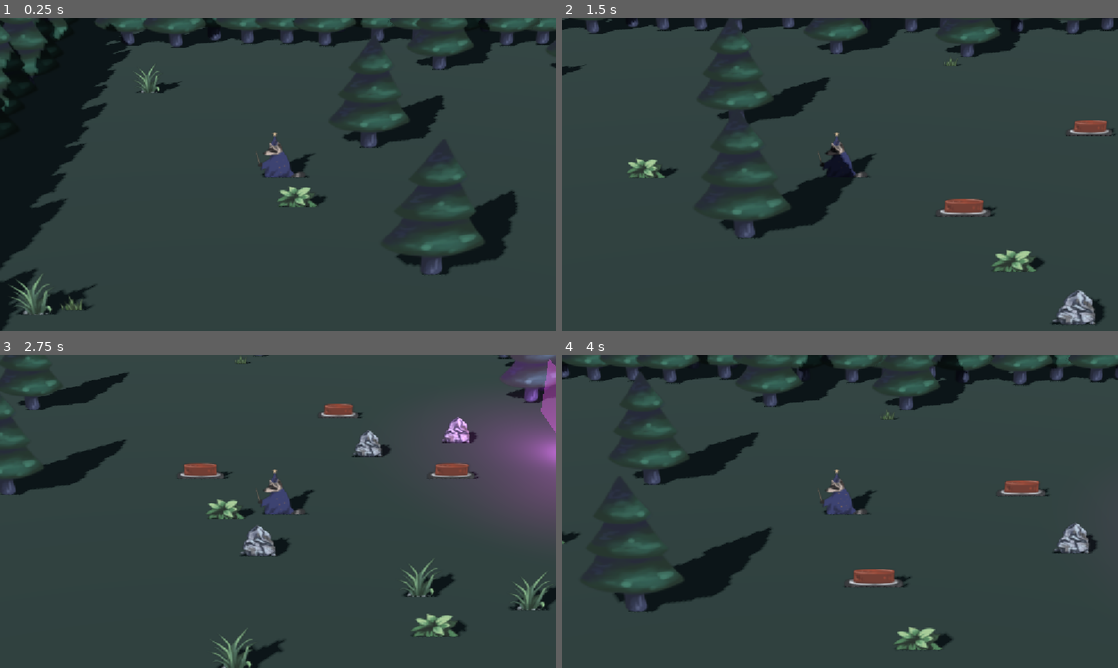
Above: before the commit, frames 1-4 (two rows, left to right).
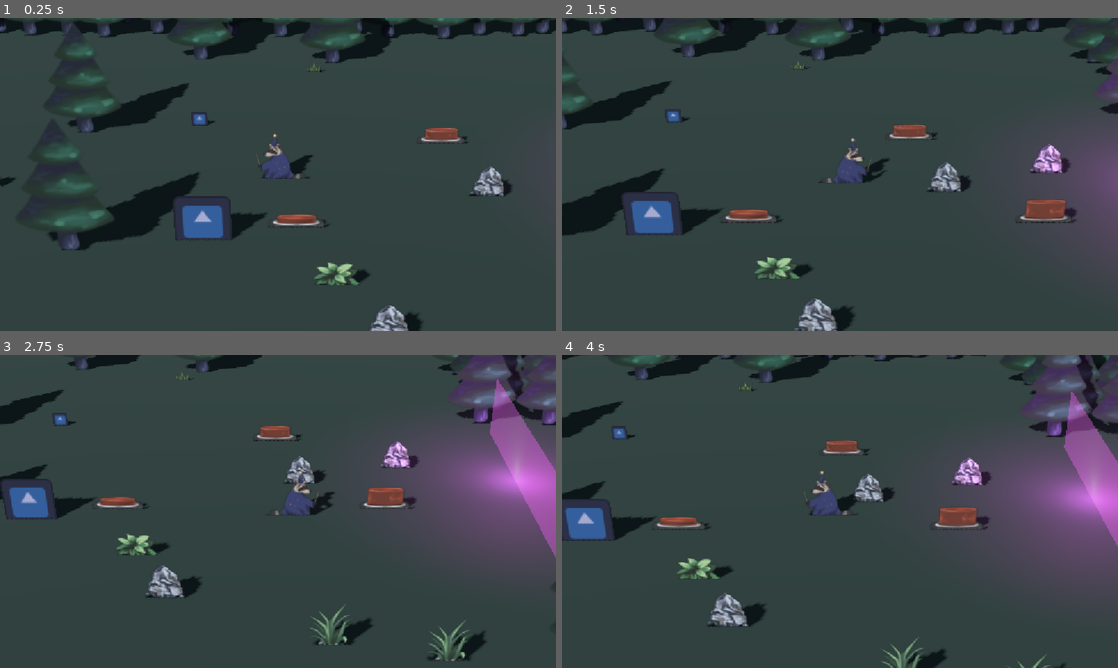
Above: after the commit, the same moments.

Repository: Golczewa/RacoonQuest
Game: Godot game, scene res://scenes/game.tscn
The game is run twice, just before and just after one commit, with the same random seed, the same clock (stepped at 60 frames per second) and the same inputs. This scene is started directly instead of the project's main scene. The engine's default icon, where the game draws it, is replaced by a stand-in: a white triangle on a blue panel in a dark square.
Inputs:
- Up to frame 1 (0.25 s): no input
- Up to frame 2 (1.5 s): tap Enter (ui_accept) at 0.5, 0.77 s; hold D (move_right) 0.53-1.28 s; tap Space (action_primary) at 0.6 s; hold S (move_down) from 1.28 s (still down); tap E (switch_character) at 1.35 s
- Up to frame 3 (2.75 s): tap Enter (ui_accept) at 1.52 s; release S (move_down) at 2.03 s; hold D (move_right) from 2.03 s (still down); tap Space (action_primary) at 2.1 s
- Up to frame 4 (4 s): release D (move_right) at 2.78 s; hold W (move_up) 2.78-3.53 s; tap E (switch_character) at 2.85 s; tap Enter (ui_accept) at 3.02, 3.77 s; hold A (move_left) from 3.53 s (still down); tap Space (action_primary) at 3.6 s

The runs differ from the first frame. In frame 1, 27% of the frame differs, in the area x 0-100%, y 0-100%; in frame 2, 21%; in frame 3, 23%; in frame 4, 27%.

Commit message:
1 room works!!!!

Diff:
--- a/base_animal.gd
+++ b/base_animal.gd
@@ -10,6 +10,8 @@
 @export_group("Physics & Puzzle Stats")
 @export var weight: float = 1.0
 @export var push_force: float = 2.0
+@export_enum("low", "medium", "high") var weight_class: String = "medium"
+
 
 @export_group("Animal Capabilities")
 @export var is_active_player: bool = false:
@@ -84,7 +86,17 @@
 
 func _get_input_direction() -> Vector3:
 	var raw_input := Input.get_vector("move_left", "move_right", "move_up", "move_down")
-	return Vector3(raw_input.x, 0.0, raw_input.y)
+	var camera := get_viewport().get_camera_3d()
+	if camera == null:
+		return Vector3(raw_input.x, 0.0, raw_input.y)
+	var cam_basis := camera.global_transform.basis
+	var forward := -cam_basis.z
+	forward.y = 0.0
+	forward = forward.normalized()
+	var right := cam_basis.x
+	right.y = 0.0
+	right = right.normalized()
+	return (right * raw_input.x + forward * -raw_input.y).limit_length(1.0)
 
 func _handle_movement(direction: Vector3, delta: float) -> void:
 	var is_over_speed := velocity.length() > max_speed + 0.5
--- a/scenes/game.tscn
+++ b/scenes/game.tscn
@@ -1,11 +1,27 @@
 [gd_scene format=3 uid="uid://d0fdxknxb80m5"]
 
+[ext_resource type="Script" uid="uid://c33b2i58y6brv" path="res://scenes/player/player_test_arena.gd" id="1_lnu2h"]
 [ext_resource type="PackedScene" uid="uid://cu8egwpc7kry4" path="res://scenes/map/forest/forest_room1.tscn" id="1_uwrxv"]
-[ext_resource type="PackedScene" uid="uid://b8xaa2jtccmya" path="res://scenes/player_test.tscn" id="2_yqjtg"]
+[ext_resource type="PackedScene" uid="uid://cgsx7rrl0tkky" path="res://scenes/player/racoon/racoon_adjusted.tscn" id="2_yqjtg"]
+[ext_resource type="PackedScene" uid="uid://b5v4t5fgc21xx" path="res://scenes/player/boar/boar.tscn" id="4_iywne"]
+[ext_resource type="PackedScene" uid="uid://buequic0uogo6" path="res://scenes/player/squirrel/squirrel.tscn" id="5_p57ef"]
 
-[node name="Node3D" type="Node3D" unique_id=1575047435]
-
-[node name="Node3D2" parent="." unique_id=64266760 instance=ExtResource("2_yqjtg")]
-transform = Transform3D(1, 0, 0, 0, 1, 0, 0, 0, 1, 10.949287, 0, 1.3991699)
+[node name="Node3D" type="Node3D" unique_id=1575047435 node_paths=PackedStringArray("starting_animal")]
+script = ExtResource("1_lnu2h")
+starting_animal = NodePath("Racoon")
+camera_offset = Vector3(0.064, 15.205, -27.625)
 
 [node name="Node3D" parent="." unique_id=1050879372 instance=ExtResource("1_uwrxv")]
+
+[node name="Racoon" parent="." unique_id=1407618352 instance=ExtResource("2_yqjtg")]
+
+[node name="Camera3D" type="Camera3D" parent="." unique_id=448923818]
+transform = Transform3D(-1, 4.171455e-08, -7.6828634e-08, 0, 0.87881714, 0.4771588, 8.742278e-08, 0.4771588, -0.87881714, 0.06362089, 15.204528, -27.625416)
+current = true
+fov = 20.0
+
+[node name="Boar" parent="." unique_id=1500994239 instance=ExtResource("4_iywne")]
+transform = Transform3D(1, 0, 0, 0, 1, 0, 0, 0, 1, 2.4052734, 0, -4.0322266)
+
+[node name="Squirrel" parent="." unique_id=2124011528 instance=ExtResource("5_p57ef")]
+transform = Transform3D(1, 0, 0, 0, 1, 0, 0, 0, 1, 3.1787415, 0, 4.385132)
--- a/scenes/map/forest/forest_room1.tscn
+++ b/scenes/map/forest/forest_room1.tscn
@@ -50,15 +50,18 @@
 
 [node name="Node3D" parent="puzzle" unique_id=1868907521 instance=ExtResource("1_u6mw1")]
 transform = Transform3D(1, 0, 0, 0, 1, 0, 0, 0, 1, -10.042786, 0.069397196, -3.270874)
+required_weight = "high"
 
 [node name="Node3D2" parent="puzzle" unique_id=1680471440 instance=ExtResource("1_u6mw1")]
 transform = Transform3D(1, 0, 0, 0, 1, 0, 0, 0, 1, -6.090637, 0.069397196, 2.7877197)
 
 [node name="Node3D3" parent="puzzle" unique_id=1209280144 instance=ExtResource("1_u6mw1")]
 transform = Transform3D(1, 0, 0, 0, 1, 0, 0, 0, 1, -0.46917725, 0.069397196, -3.270874)
+required_weight = "low"
 
-[node name="Node3D4" parent="puzzle" unique_id=2085222894 instance=ExtResource("3_1o7kp")]
+[node name="Node3D4" parent="puzzle" unique_id=2085222894 node_paths=PackedStringArray("triggers") instance=ExtResource("3_1o7kp")]
 transform = Transform3D(-1.09278474e-07, 0, 2.5, 0, 2.5, 0, -2.5, 0, -1.09278474e-07, -15.335007, 0.0031738281, -1.9570618)
+triggers = [NodePath("../Node3D"), NodePath("../Node3D2"), NodePath("../Node3D3")]
 
 [node name="OmniLight3D" type="OmniLight3D" parent="puzzle/Node3D4" unique_id=1154240968]
 transform = Transform3D(0.28284273, 0, -0.28284273, 0, 0.4, 0, 0.28284273, 0, 0.28284273, -0.36952686, 0.21635742, -0.034259796)
--- a/scenes/player/boar/boar.tscn
+++ b/scenes/player/boar/boar.tscn
@@ -15,9 +15,15 @@
 momentum_decay = 4.0
 weight = 3.0
 push_force = 8.0
+weight_class = "high"
 
-[node name="AnimatedSprite3D" parent="Visuals" parent_id_path=PackedInt32Array(1981568719) index="0" unique_id=401181971]
+[node name="Visuals" parent="." index="0" unique_id=1981568719]
+transform = Transform3D(1, 0, 0, 0, 0.99999994, 0, 0, 0, 0.99999994, 0, 0, 0)
+
+[node name="AnimatedSprite3D" parent="Visuals" index="0" unique_id=401181971]
 transform = Transform3D(1.4, 0, 0, 0, 1.4, 0, 0, 0, 1.4, 0, 0.64, 0)
+billboard = 2
+alpha_cut = 2
 
 [node name="CollisionShape3D" parent="." index="1" unique_id=816112685]
 shape = SubResource("CapsuleShape3D_0cw3v")
--- /dev/null
+++ b/scenes/player/racoon/racoon_adjusted.tscn
@@ -0,0 +1,33 @@
+[gd_scene format=3 uid="uid://cgsx7rrl0tkky"]
+
+[ext_resource type="PackedScene" uid="uid://cnsuxf4b8rafs" path="res://scenes/player/base_animal.tscn" id="1_c6ca8"]
+[ext_resource type="Script" uid="uid://h1220bdr62rf" path="res://racoon.gd" id="2_an6hl"]
+[ext_resource type="Texture2D" uid="uid://c2m5fmhhgq1r0" path="res://assets/player/szoppracz1.png" id="3_5edqq"]
+[ext_resource type="Texture2D" uid="uid://belvlmnlm3sdf" path="res://assets/player/szoppracz2.png" id="4_faffu"]
+
+[sub_resource type="SpriteFrames" id="SpriteFrames_dox0l"]
+animations = [{
+"frames": [{
+"duration": 1.0,
+"texture": ExtResource("3_5edqq")
+}, {
+"duration": 1.0,
+"texture": ExtResource("4_faffu")
+}],
+"loop": 1,
+"name": &"walk",
+"speed": 5.0
+}]
+
+[node name="Racoon" unique_id=1407618352 instance=ExtResource("1_c6ca8")]
+script = ExtResource("2_an6hl")
+
+[node name="Visuals" parent="." index="0" unique_id=1981568719]
+transform = Transform3D(1, 0, 0, 0, 0.99999994, 0, 0, 0, 0.99999994, 0, 0, 0)
+
+[node name="AnimatedSprite3D" parent="Visuals" index="0" unique_id=401181971]
+transform = Transform3D(0.2, 0, 0, 0, 0.19999999, 0, 0, 0, 0.19999999, 0, 0.79252416, 0)
+billboard = 2
+alpha_cut = 2
+sprite_frames = SubResource("SpriteFrames_dox0l")
+animation = &"walk"
--- a/scenes/player/squirrel/squirrel.tscn
+++ b/scenes/player/squirrel/squirrel.tscn
@@ -10,9 +10,14 @@
 [node name="Squirrel" unique_id=1407618352 instance=ExtResource("1_om24i")]
 script = ExtResource("2_mwcxp")
 max_speed = 8.0
+weight_class = "low"
 
 [node name="Visuals" parent="." index="0" unique_id=1981568719]
-transform = Transform3D(0.5, 0, 0, 0, 0.46984628, 0.17101005, 0, -0.17101005, 0.46984628, 0, 0, 0)
+transform = Transform3D(0.5, 0, 0, 0, 0.49999997, 0, 0, 0, 0.49999997, 0, 0, 0)
+
+[node name="AnimatedSprite3D" parent="Visuals" index="0" unique_id=401181971]
+billboard = 2
+alpha_cut = 2
 
 [node name="CollisionShape3D" parent="." index="1" unique_id=816112685]
 transform = Transform3D(1, 0, 0, 0, 1, 0, 0, 0, 1, 0, 0.4, 0)
--- a/scenes/props/magic_wall.gd
+++ b/scenes/props/magic_wall.gd
@@ -1,24 +1,28 @@
 extends StaticBody3D
 
-@export var triggers:Array[Node3D]
+@export var triggers: Array[Node3D]
 
-var conditions:Array[bool]=[]
+var conditions: Array[bool] = []
+
 
 func _ready() -> void:
-	for i in range(triggers.size()-1):
+	for i in triggers.size():
 		conditions.append(false)
-		triggers[i].correct.connect("change_to_true").bind(i)
+		triggers[i].correct.connect(change_to_true.bind(i))
+		triggers[i].wrong.connect(change_to_false.bind(i))
 
-func change_to_true(i:int)->void:
-	conditions[i]=true
+
+func change_to_true(i: int) -> void:
+	conditions[i] = true
+	print(conditions)
 	if check_if_solved():
 		queue_free()
 
-func change_to_false(i:int)->void:
-	conditions[i]=false
 
-func check_if_solved()->bool:
-	var result=true
-	for cond in conditions:
-		result=result and cond
-	return result
+func change_to_false(i: int) -> void:
+	conditions[i] = false
+	print(conditions)
+
+
+func check_if_solved() -> bool:
+	return not conditions.is_empty() and not conditions.has(false)
--- a/scenes/props/weight_button.gd
+++ b/scenes/props/weight_button.gd
@@ -17,7 +17,7 @@
 
 func _on_body_entered(body: Node3D) -> void:
 	if body is AnimalCharacter:
-		if body.weight == required_weight:
+		if body.weight_class == required_weight:
 			correct.emit()
 		else:
 			wrong.emit()
@@ -25,7 +25,7 @@
 
 
 func _on_body_exited(body: Node3D) -> void:
-	if body is AnimalCharacter:
+	if body is AnimalCharacter and area.get_overlapping_bodies().is_empty():
 		wrong.emit()
 		unpress()
 
